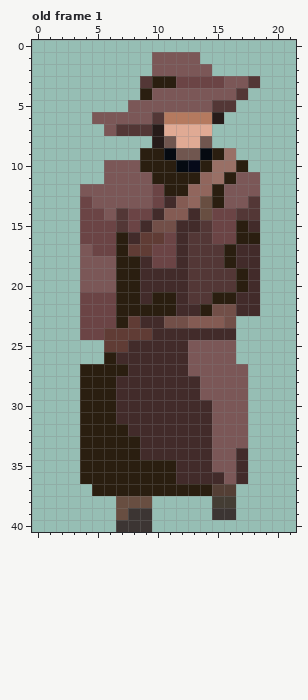
File history of a pixel-art file, Assets/Resources/Animations/Characters/Keth_idle.aseprite. The first picture shows the starting point.
22x41 pixels, 15 frames. Colours within 5 levels of each other are drawn and written as one. Shown: old frame 1. The commit also changed other frames, which this record leaves out.
Once edited:
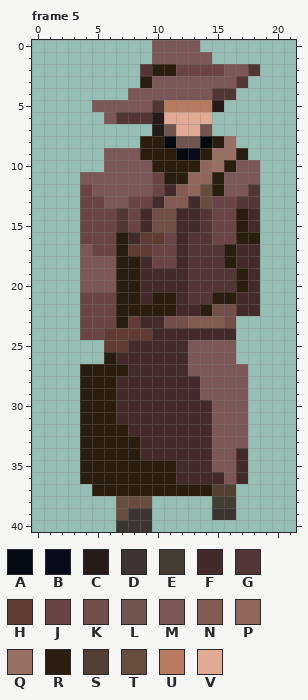
Palette (. is transparent): A #050a11  B #060a19  C #261b19  D #3c3533  E #443d34  F #422b2a  G #533736  H #603c35  J #6b4445  K #724f48  L #70564f  M #7b5757  N #845b53  P #91665d  Q #997066  R #2a1e10  S #543f35  T #684e41  U #b57a5f  V #e0aa94
A new or re-ordered frame is compared with the old frame closest to it.
Difference:
frames 15 -> 26
--- frame 5 is new; against old frame 1
@@ x 0..21 @@
- 0 ......................
- 1 ..........MMMM........
- 2 ..........MMMMM.......
- 3 .........GRRJJJJMMG...
- 4 .........RMMMMMMMG....
- 5 ........MMMMMMMGG.....
- 6 .....MMMMMGUUUUC......
- 7 ......MGGGCVVVV.......
- 8 ..........CLVVL.......
- 9 .........RRALLARQ.....
-10 ......MMMRRRABRQQR....
-11 ......MMMMRRRRPQRMM...
-12 ....MMMMMMJRRPPRMMM...
-13 ....JMMMMMJFNPTRMMG...
-14 ....JJMGJJFNNFTJJGG...
+ 0 ..........MMMM........
+ 1 ..........MMMMM.......
+ 2 .........GRRJJJJMMG...
+ 3 .........RMMMMMMMG....
+ 4 ........MMMMMMMGG.....
+ 5 .....MMMMMGUUUUC......
+ 6 ......MGGGCVVVV.......
+ 7 ..........CLVVL.......
+ 8 .........RRALLARQ.....
+ 9 ......MMMRRRABRQQR....
+10 ......MMMMRRRRPQRMM...
+11 ....MMMMMMJRRPPRMMM...
+12 ....JMMMMMJFNPTRMMG...
+13 ....JJMMJJFNNFTJJGG...
+14 ....JJJGJFKKFFGJJRF...
 15 ....JJJGJFKKFFGJJRF...
Where, in picture pixels (left, top, right, bottom), the same in both pictures:
changed: (80, 40, 260, 220)
